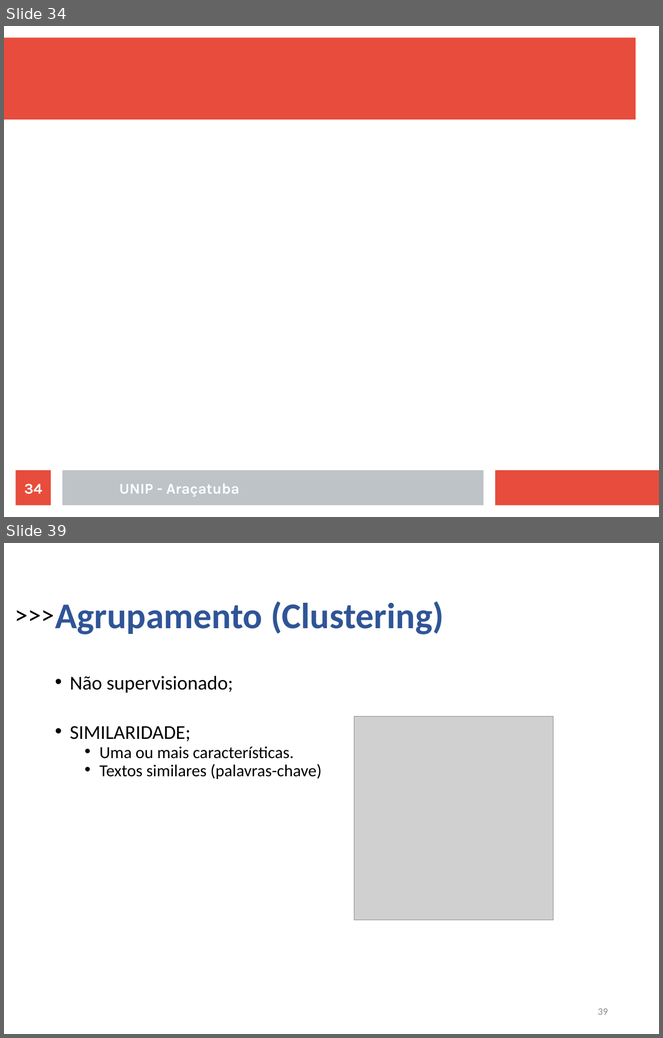
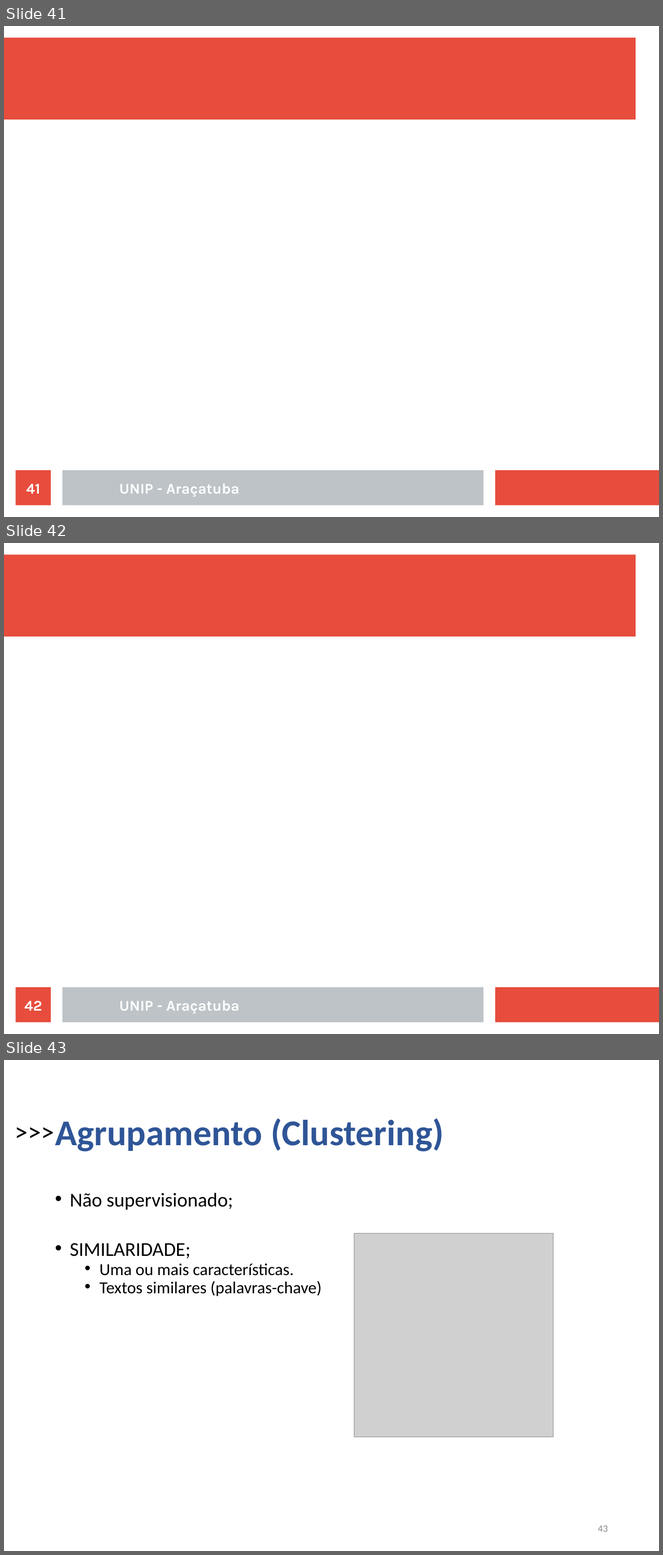
Before and after one commit to rafaelstojoao/pos-unip, a slide deck: [2020][modulo][Machine_Learning]/[aula]02[Agrupamento].odp. Shown one above the other, each under a label of ours: slides 34 and 39 before the commit, slides 41, 42 and 43 after it; the slides between them are not shown. The pictures are 663x1038 and 663x1555 pixels, drawn with LibreOffice and Linux fonts; fonts in the diff are those of the drawing; grey boxes stand for pictures. Boxes give left, top, right and bottom in pixels: in the first picture for what was removed or moved away, otherwise in the second. Text is boxed around its words. In the diff, an @@ line names an element or a change of style, - is before the commit and + after.

```diff
--- a/[2020][modulo][Machine_Learning]/[aula]02[Agrupamento].odp
+++ b/[2020][modulo][Machine_Learning]/[aula]02[Agrupamento].odp
@@ slide 42 added at <box>4,543,659,1034</box>, background #FFFFFF; not listed: 3 template elements that a slide beside it also shows @@
@@ page number added at <box>16,988,51,1023</box>, fill #E74C3C, 18 pt, text #FFFFFF, bold @@
+42
@@ text added at <box>119,1001,240,1014</box>, 18 pt, text #FFFFFF, bold @@
+UNIP - Araçatuba
@@ what was slide 34 is now slide 41 @@
@@ page number at <box>26,484,40,494</box>: text changed @@
-34
+41
@@ what was slide 39 is now slide 43 @@
@@ page number at <box>598,1526,608,1532</box>: text changed @@
-39
+43
```
Also in this commit, not shown: 3 other slides added, 2 other files.
